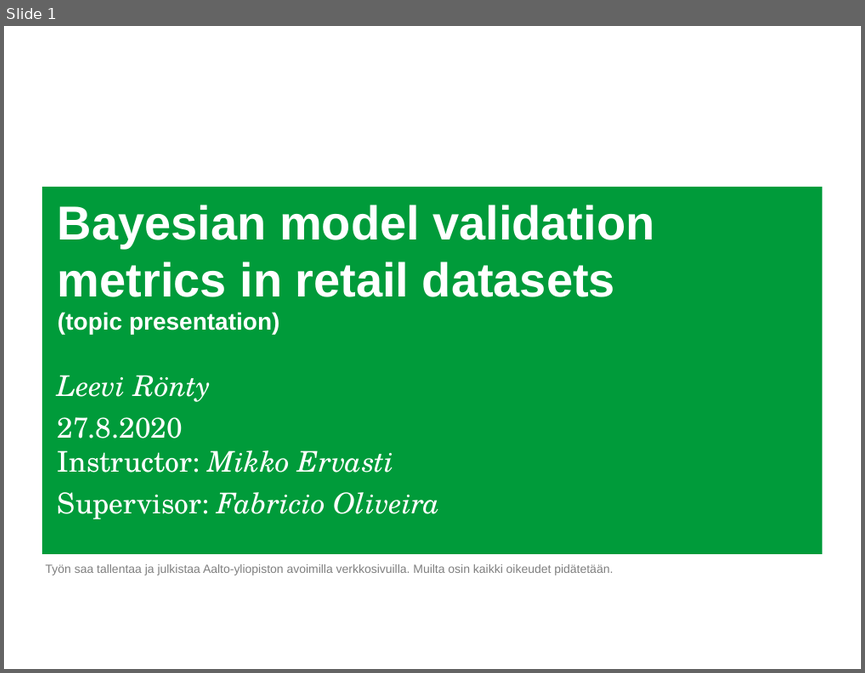
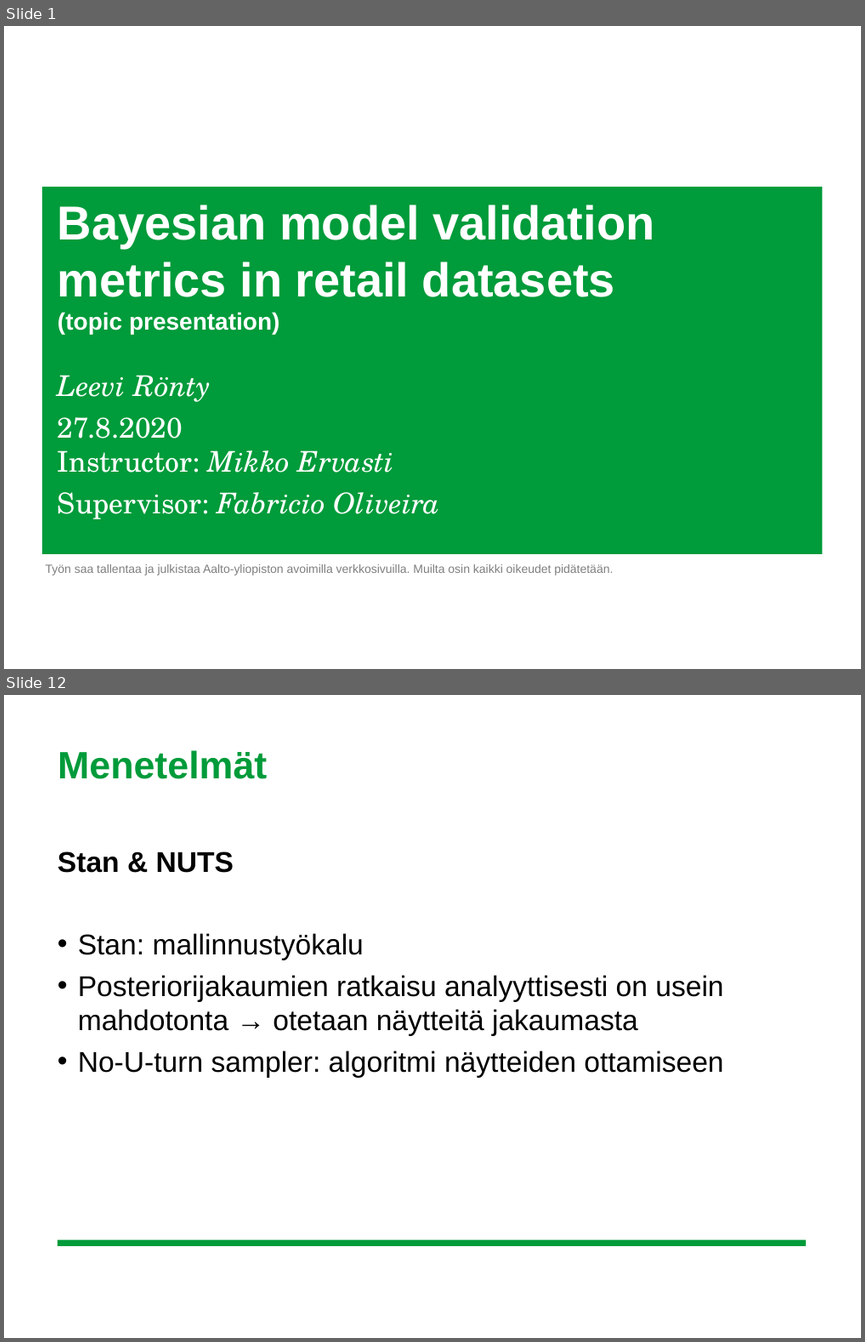
Before and after one commit to leevirontySF/BSC_thesis, a slide deck: aihepresis.ppt. Shown one above the other, each under a label of ours: slide 1 before the commit, slides 1 and 12 after it; the slides between them are not shown. The pictures are 865x673 and 865x1342 pixels, drawn with LibreOffice and Linux fonts; fonts in the diff are those of the drawing; background and template pictures are left out. Boxes give left, top, right and bottom in pixels: in the first picture for what was removed or moved away, otherwise in the second. Text is boxed around its words. In the diff, an @@ line names an element or a change of style, - is before the commit and + after.

```diff
--- a/aihepresis.ppt
+++ b/aihepresis.ppt
@@ slide 12 added at <box>4,695,861,1338</box>, background #FFFFFF @@
@@ title added at <box>58,750,267,779</box>, 32 pt, text #009B3A, bold @@
+Menetelmät
@@ text added at <box>58,851,723,1077</box>, 24 pt, text #000000 @@
+Stan & NUTS
+• Stan: mallinnustyökalu
+• Posteriorijakaumien ratkaisu analyyttisesti on usein mahdotonta → otetaan näytteitä jakaumasta
+• No-U-turn sampler: algoritmi näytteiden ottamiseen
@@ rectangle added at <box>58,1240,806,1246</box>, fill #009B3A @@
```
Also in this commit, not shown: 8 slides changed, 6 other slides added, 2 slides removed.
